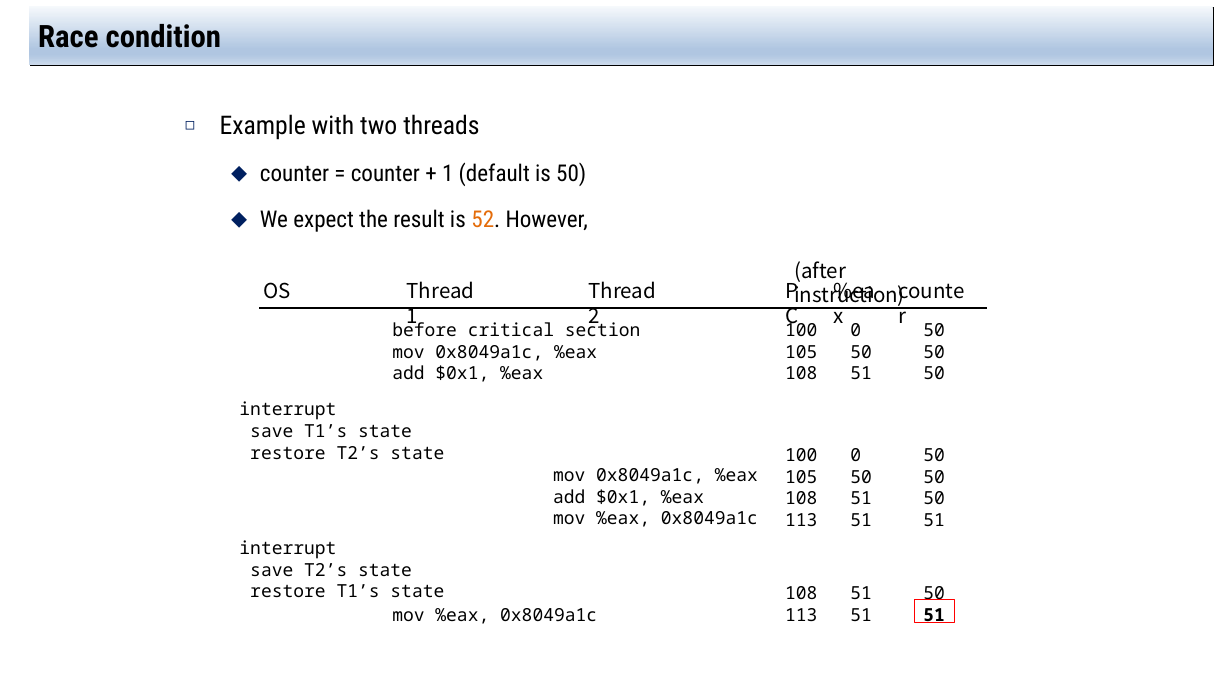
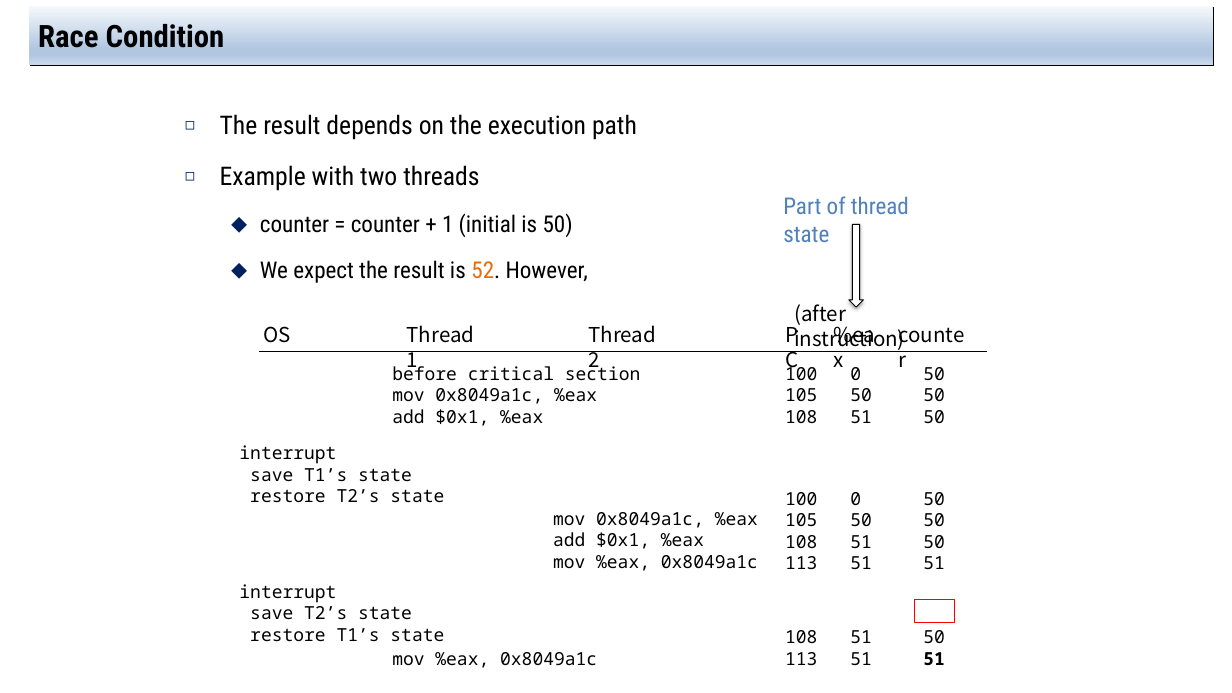
Before and after one commit to jachermocilla/extra-course-materials, a slide deck: slide 16 of cmsc125/ostep/slides/02.Concurrency/26.Concurrency_An_Introduction.pptx (slide 8 before the commit). Drawn at 1232x693 pixels with LibreOffice and Linux fonts; fonts in the diff are those of the drawing. Boxes give left, top, right and bottom in pixels: in the first picture for what was removed or moved away, otherwise in the second. Text is boxed around its words. In the diff, an @@ line names an element or a change of style, - is before the commit and + after.

```diff
--- a/cmsc125/ostep/slides/02.Concurrency/26.Concurrency_An_Introduction.pptx
+++ b/cmsc125/ostep/slides/02.Concurrency/26.Concurrency_An_Introduction.pptx
@@ title at (x1=38, y1=19, x2=225, y2=48): text changed @@
-Race condition
+Race Condition
@@ text at (x1=220, y1=114, x2=637, y2=140): paragraph added @@
+◻ The result depends on the execution path
@@ text added at (x1=783, y1=196, x2=909, y2=242), 18 pt, text #4F81BD @@
+Part of thread state
@@ text at (x1=260, y1=213, x2=573, y2=237): text changed @@
-  ⬥ counter = counter + 1 (default is 50)
+  ⬥ counter = counter + 1 (initial is 50)
@@ down arrow added at (x1=849, y1=225, x2=864, y2=308), fill #FFFFFF, outline #000000 0.75 pt @@
@@ 21 texts, 1 line moved together from (x1=239, y1=261, x2=987, y2=624) to (x1=239, y1=304, x2=987, y2=668) @@
```
Also in this commit, not shown: 5 other slides changed, 9 slides added, 3 other files.
